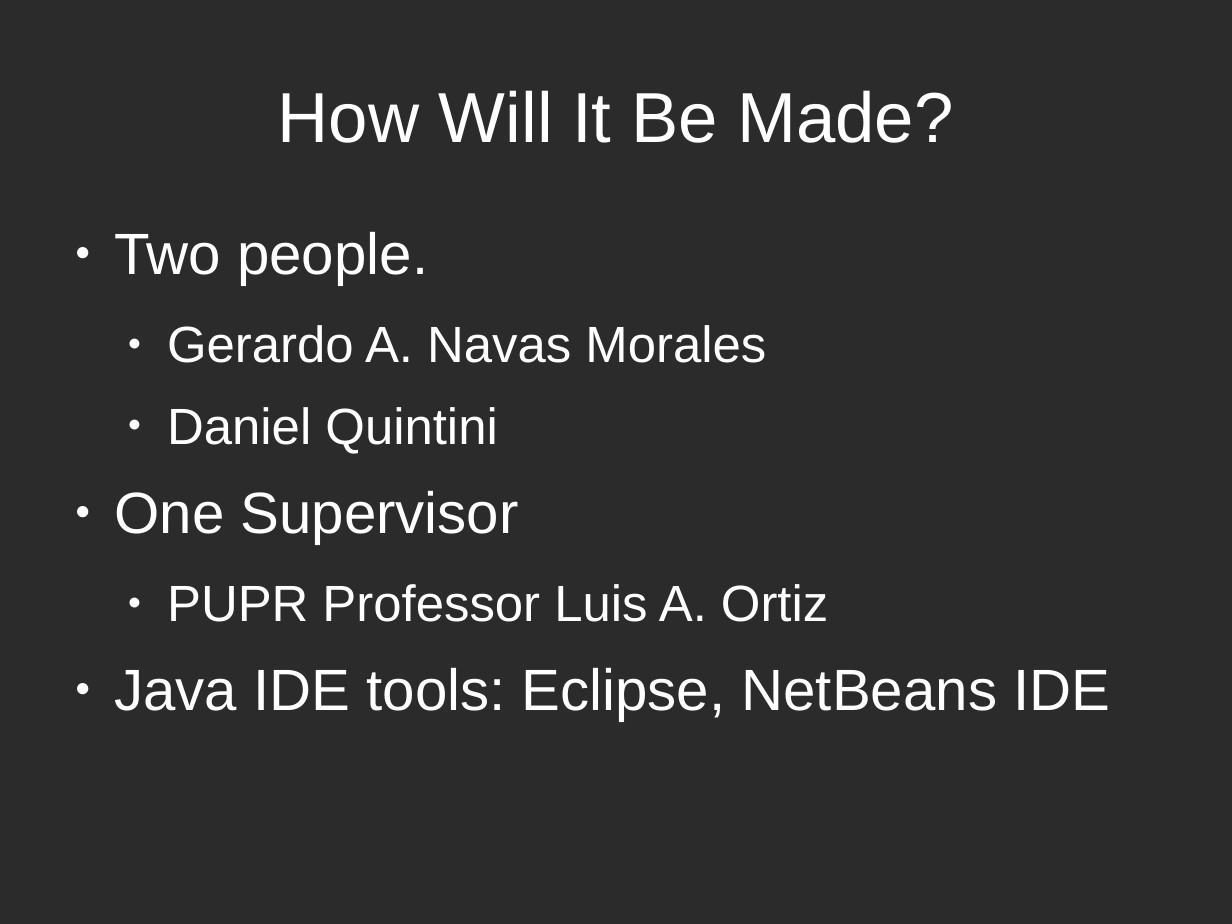
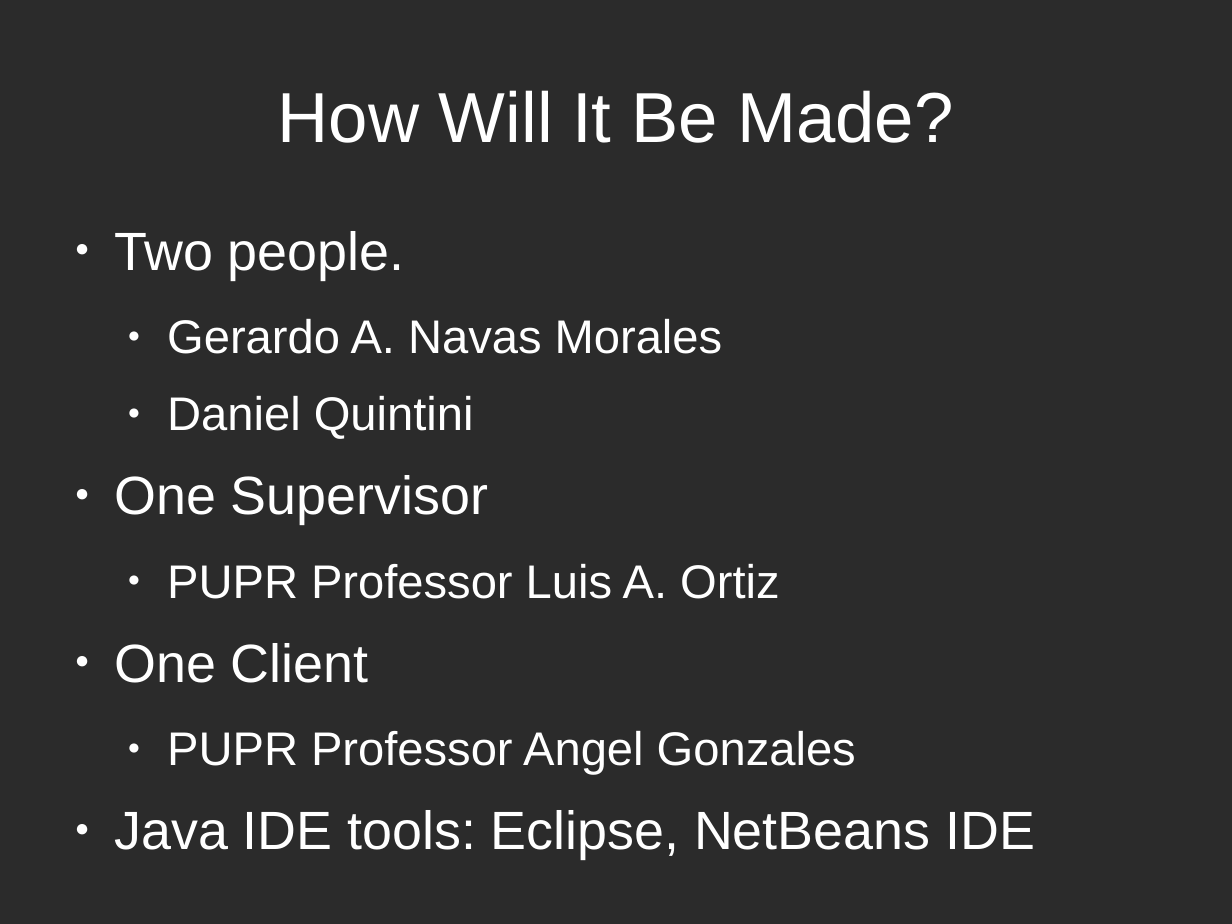
Before and after one commit to plasmavisgroup/PlasmaGraph, a slide deck: slide 9 of specs/Presentaciones/Presentacion de Mitad/Mid-Project Presentation.odp (slide 7 before the commit). Drawn at 1232x924 pixels with LibreOffice and Linux fonts; fonts in the diff are those of the drawing; background and template pictures are left out; a plain dark background stands for a picture behind light text. Boxes give left, top, right and bottom in pixels: in the first picture for what was removed or moved away, otherwise in the second. Text is boxed around its words. In the diff, an @@ line names an element or a change of style, - is before the commit and + after.

```diff
--- a/specs/Presentaciones/Presentacion de Mitad/Mid-Project Presentation.odp
+++ b/specs/Presentaciones/Presentacion de Mitad/Mid-Project Presentation.odp
@@ text at (114,231,1035,859): size 37.5 to 34.7 pt in "Two people.", "One Supervisor", "Java IDE tools: Eclipse, NetBeans IDE"; size 32.8 to 30.3 pt in "Gerardo A. Navas Morales", "Daniel Quintini", "PUPR Professor Luis A. Ortiz" @@
@@ text at (167,731,856,775): paragraphs added @@
+● One Client
+  ● PUPR Professor Angel Gonzales
```
Also in this commit, not shown: 2 other slides changed, 4 slides added, 2 slides removed, 17 other files.
